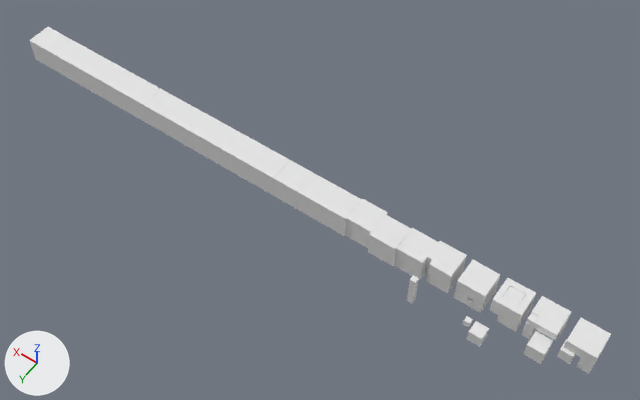
What one commit did to the FBX model Assets/_Tutorial/Terrain/TutoZone7.fbx.
Camera for both pictures: a camera (50 mm lens) standing at (-405.0, 245.0, 241.0) and looking at (-295.0, 91.0, 0.0). Every picture has the same lights, and +X, +Y and +Z are marked at lower left. The older version comes first. Where no turn or scale is listed for an object, it has been applied to the vertices.

The first picture shows 'cubinfmodele.001', 'frag', 'outline.007'.
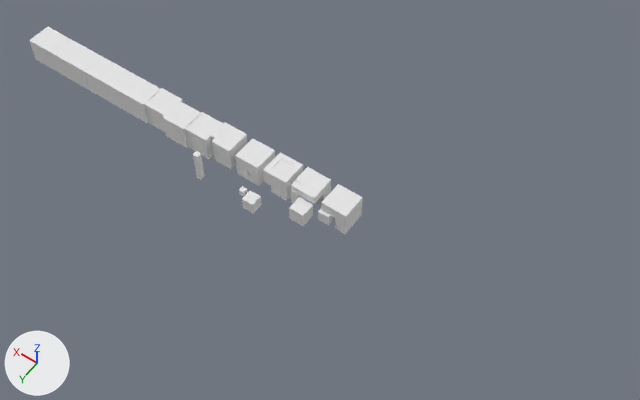
What differs and where, as boxes [x1, y1, x2, y2] in the pictures (640 x 400 px; the box of a moved part takes in the faces that stretch with it):
'cubinfmodele.001', reshaped, moved (43% narrower, 40% shorter)
    before: [30, 27, 611, 373]
    after: [30, 27, 362, 234]
'frag', moved
    before: [407, 276, 576, 363]
    after: [193, 151, 334, 226]
'outline.007', moved
    before: [29, 27, 610, 373]
    after: [29, 27, 363, 233]
part 2 of me_cube_542, moved or reshaped
    before: [490, 278, 536, 331]
    after: [263, 152, 303, 200]
part 3 of me_cube_542, moved or reshaped
    before: [522, 296, 571, 340]
    after: [291, 167, 331, 205]
part 4 of me_cube_542, moved or reshaped
    before: [564, 318, 611, 373]
    after: [322, 184, 362, 234]
part 5 of me_cube_542, moved or reshaped
    before: [454, 260, 500, 312]
    after: [235, 139, 275, 186]
part 6 of me_cube_542, moved or reshaped
    before: [206, 124, 245, 170]
    after: [30, 27, 65, 69]
part 7 of me_cube_542, moved or reshaped
    before: [250, 148, 290, 195]
    after: [66, 47, 102, 89]
part 8 of me_cube_542, moved or reshaped
    before: [164, 101, 202, 146]
    after: [144, 89, 183, 132]
part 9 of me_cube_542, moved or reshaped
    before: [368, 215, 411, 266]
    after: [163, 101, 201, 147]
part 10 of me_cube_542, moved or reshaped
    before: [394, 228, 438, 280]
    after: [185, 112, 223, 158]
part 11 of me_cube_542, moved or reshaped
    before: [425, 241, 466, 293]
    after: [211, 123, 247, 169]
part 12 of me_cube_542, deleted
    before: [48, 37, 387, 248]

What changed in the scene script:
```text
Change me_cube_542:
    used by ob_cubinfmodele_001; location = (0.0, 0.0, 0.0)
    remove me_cube_542.from_pydata(...)  # 348 vertices, 281 faces; spans x -399.0..-162.0, y 87.0..99.0, z -2.0..9.0
    add me_cube_542.from_pydata(...)  # 264 vertices, 215 faces; spans x -90.0..58.0, y -6.0..6.0, z -6.0..5.0
    me_cube_542 part 2: the loose piece of 39 vertices spanning x -374.0..-364.0, y 87.0..97.0, z -1.0..8.0 is moved by (309.0, -93.0, -4.0)
    me_cube_542 part 3: the loose piece of 38 vertices spanning x -386.0..-376.0, y 87.0..97.0, z -1.0..9.0 is moved by (309.0, -93.0, -4.0)
    me_cube_542 part 4: the loose piece of 25 vertices spanning x -399.0..-389.0, y 88.0..97.0, z -1.0..9.0 is moved by (309.0, -93.0, -4.0)
    me_cube_542 part 5: the loose piece of 34 vertices spanning x -362.0..-352.0, y 87.0..97.0, z -2.0..7.0 is moved by (309.0, -93.0, -4.0)
    me_cube_542 part 6: the loose piece of 12 vertices spanning x -261.0..-251.0, y 89.0..98.0, z -1.0..9.0 is moved by (309.0, -93.0, -4.0)
    me_cube_542 part 7: the loose piece of 12 vertices spanning x -281.0..-271.0, y 89.0..98.0, z -1.0..9.0 is moved by (309.0, -93.0, -4.0)
    me_cube_542 part 8: the loose piece of 8 vertices spanning x -241.0..-231.0, y 89.0..98.0, z -1.0..9.0 is moved by (230.0, -94.0, -4.0)
    me_cube_542 part 9: the loose piece of 24 vertices spanning x -330.0..-320.0, y 89.0..99.0, z -1.0..9.0 is moved by (309.0, -93.0, -4.0)
    me_cube_542 part 10: the loose piece of 24 vertices spanning x -340.0..-330.0, y 89.0..98.0, z -1.0..9.0 is moved by (309.0, -93.0, -4.0)
    me_cube_542 part 11: the loose piece of 16 vertices spanning x -350.0..-340.0, y 88.0..98.0, z -1.0..9.0 is moved by (309.0, -93.0, -4.0)
    me_cube_542 part 12: 9 loose pieces with 84 vertices, spanning x -320.0..-172.0, y 88.0..98.0, z -1.0..9.0, are deleted
    other edits to the shape of me_cube_542 do not show in these pictures
Change me_cube_007:
    used by ob_frag; location = (-340.6, 104.3, 1.4)
    remove me_cube_007.from_pydata(...)  # 56 vertices, 42 faces; spans x -52.1..1.0, y -14.7..3.3, z -6.1..7.2
    add me_cube_007.from_pydata(...)  # 56 vertices, 42 faces; spans x -23.3..29.8, y -10.2..7.8, z -7.9..5.5
    me_cube_007 part 1: the whole mesh is moved by (28.8, 4.5, -1.8)
Change ob_cubinfmodele_001:
    ob_cubinfmodele_001.location: (0.0, 0.0, 0.0) -> (-220.3, 93.3, 3.6)
Change ob_frag:
    ob_frag.location: (-340.6, 104.3, 1.4) -> (-280.6, 99.8, 3.1)
Change ob_outline_007:
    ob_outline_007.location: (0.0, 0.0, 0.0) -> (-229.6, 94.1, 3.5)
```
